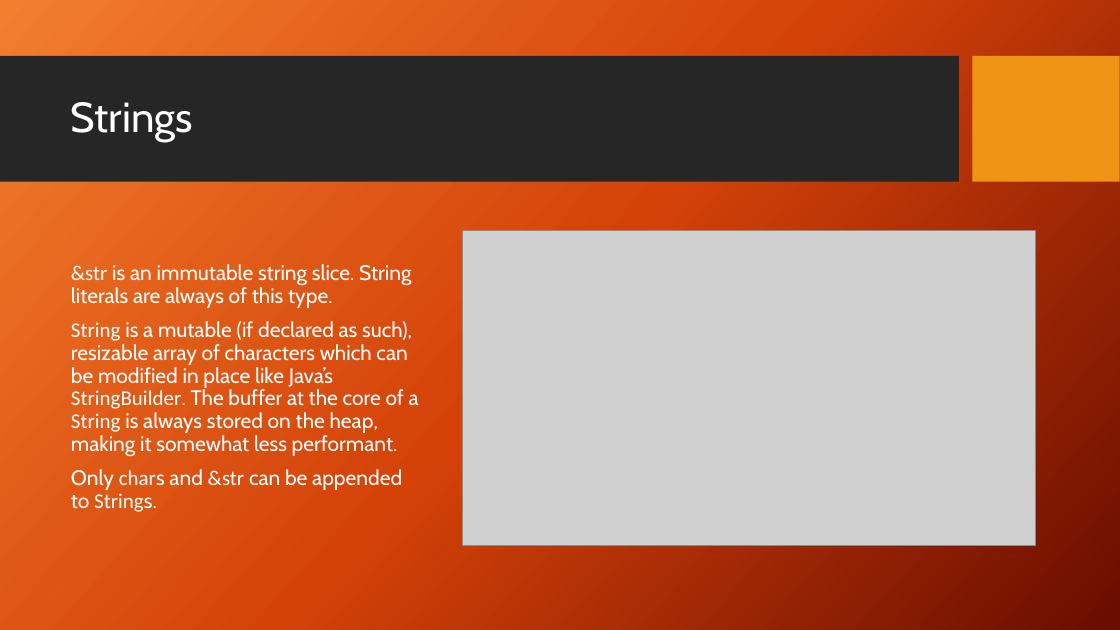
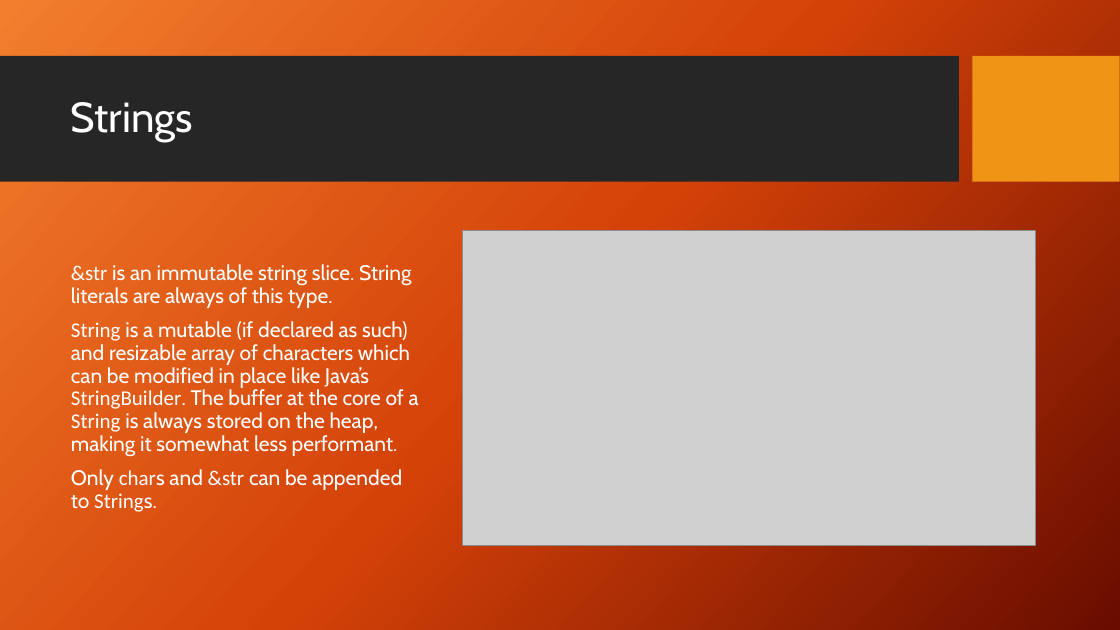
Before and after one commit to DaniloHP/csc372project1, a slide deck: slide 15 of Rust.pptx. Drawn at 1120x630 pixels with LibreOffice and Linux fonts; fonts in the diff are those of the drawing; grey boxes stand for pictures; background and template pictures are left out. Boxes give left, top, right and bottom in pixels: in the first picture for what was removed or moved away, otherwise in the second. Text is boxed around its words. In the diff, an @@ line names an element or a change of style, - is before the commit and + after.

```diff
--- a/Rust.pptx
+++ b/Rust.pptx
@@ text at [71, 321, 419, 457]: text changed @@
-String is a mutable (if declared as such), resizable array of characters which can be modified in place like Java’s StringBuilder. The buffer at the core of a String is always stored on the heap, making it somewhat less performant.
+String is a mutable (if declared as such) and resizable array of characters which can be modified in place like Java’s StringBuilder. The buffer at the core of a String is always stored on the heap, making it somewhat less performant.
```
Also in this commit, not shown: 8 other slides changed, 1 slide added.
